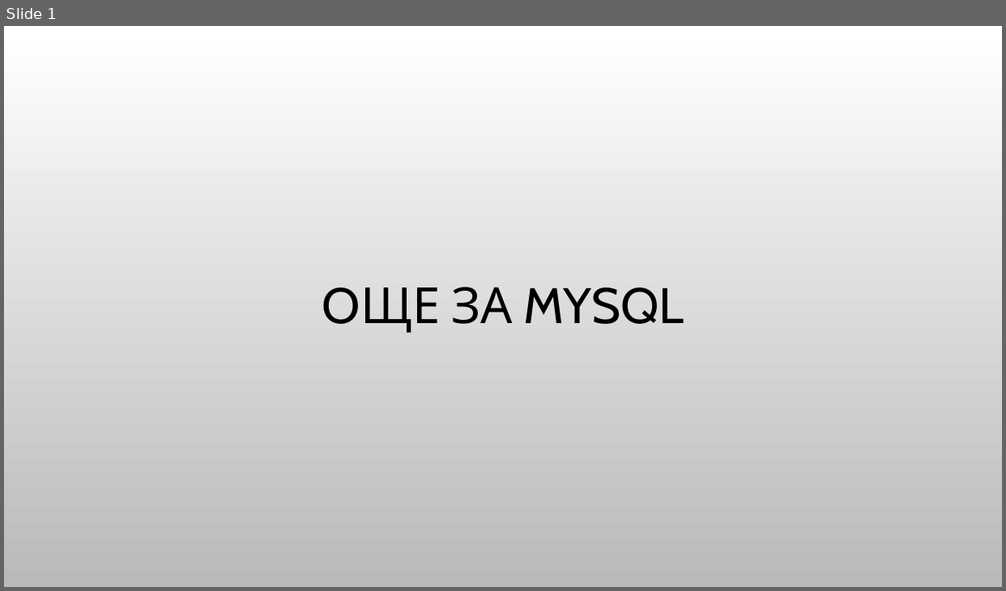
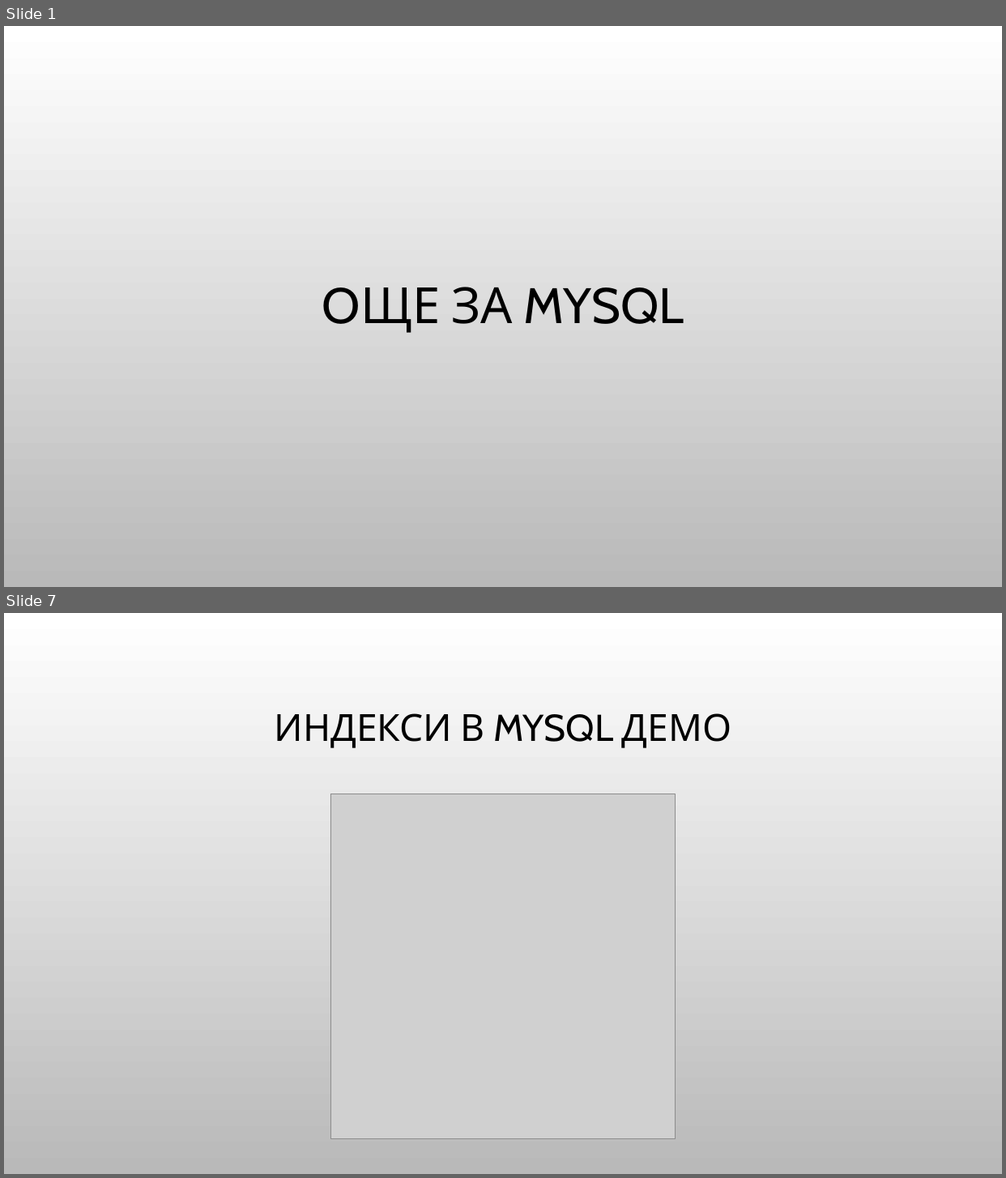
Before and after one commit to Bilyukov/php-mysql-course, a slide deck: 10.advanced-mysql.pptx. Shown one above the other, each under a label of ours: slide 1 before the commit, slides 1 and 7 after it; the slides between them are not shown. The pictures are 1006x591 and 1006x1178 pixels, drawn with LibreOffice and Linux fonts; fonts in the diff are those of the drawing; grey boxes stand for pictures; background and template pictures are left out. Boxes give left, top, right and bottom in pixels: in the first picture for what was removed or moved away, otherwise in the second. Text is boxed around its words. In the diff, an @@ line names an element or a change of style, - is before the commit and + after.

Commit message:
Added advanced mysql lection and examples

```diff
--- a/10.advanced-mysql.pptx
+++ b/10.advanced-mysql.pptx
@@ slide 7 added at box(4, 613, 1002, 1174), background picture (left out) @@
@@ title added at box(275, 713, 732, 748), 36 pt, text #000000 @@
+ИНДЕКСИ В MYSQL ДЕМО
@@ picture added at box(330, 794, 675, 1139) @@
```
Also in this commit, not shown: 19 other slides added, 2 slides removed, 15 other files.
